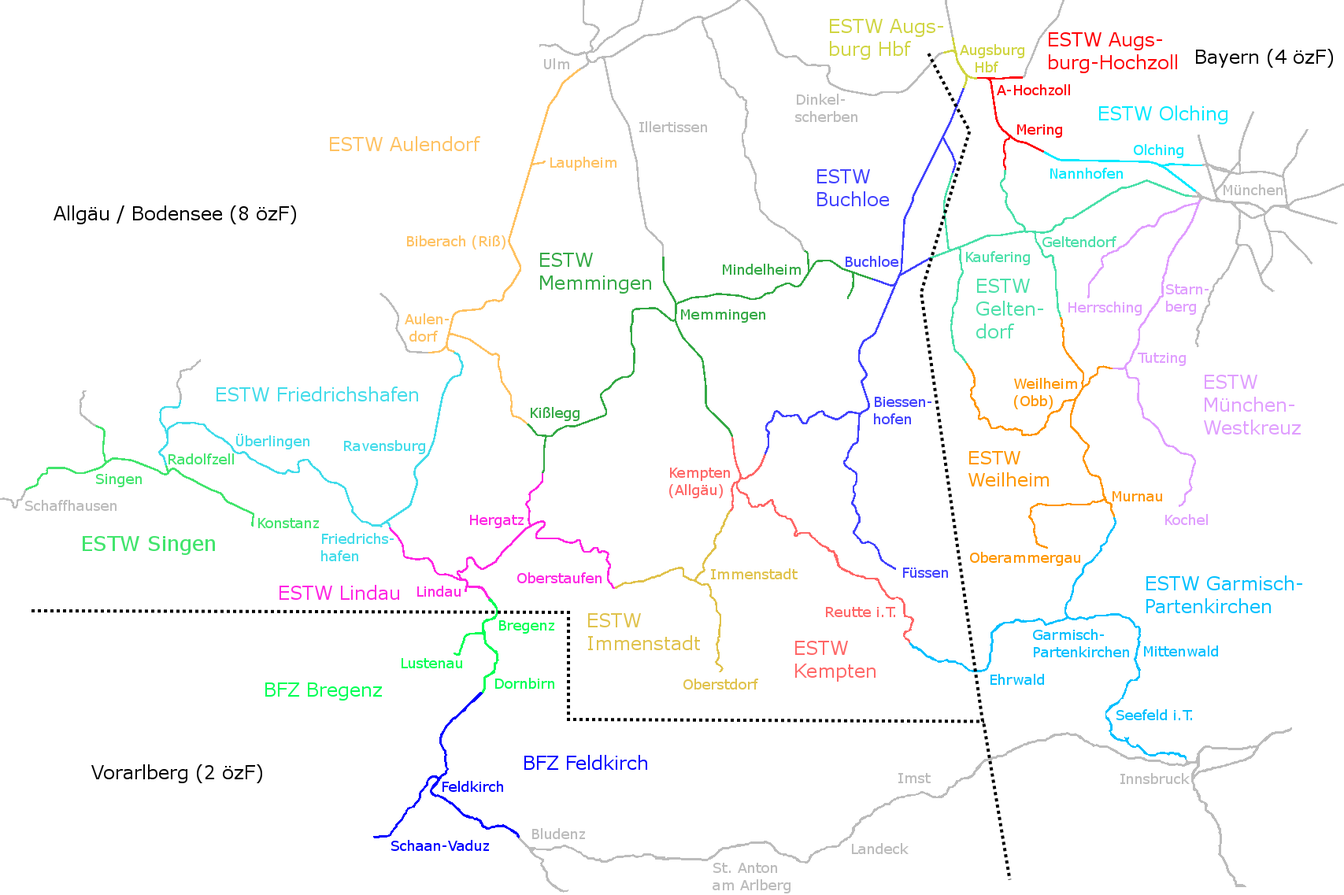
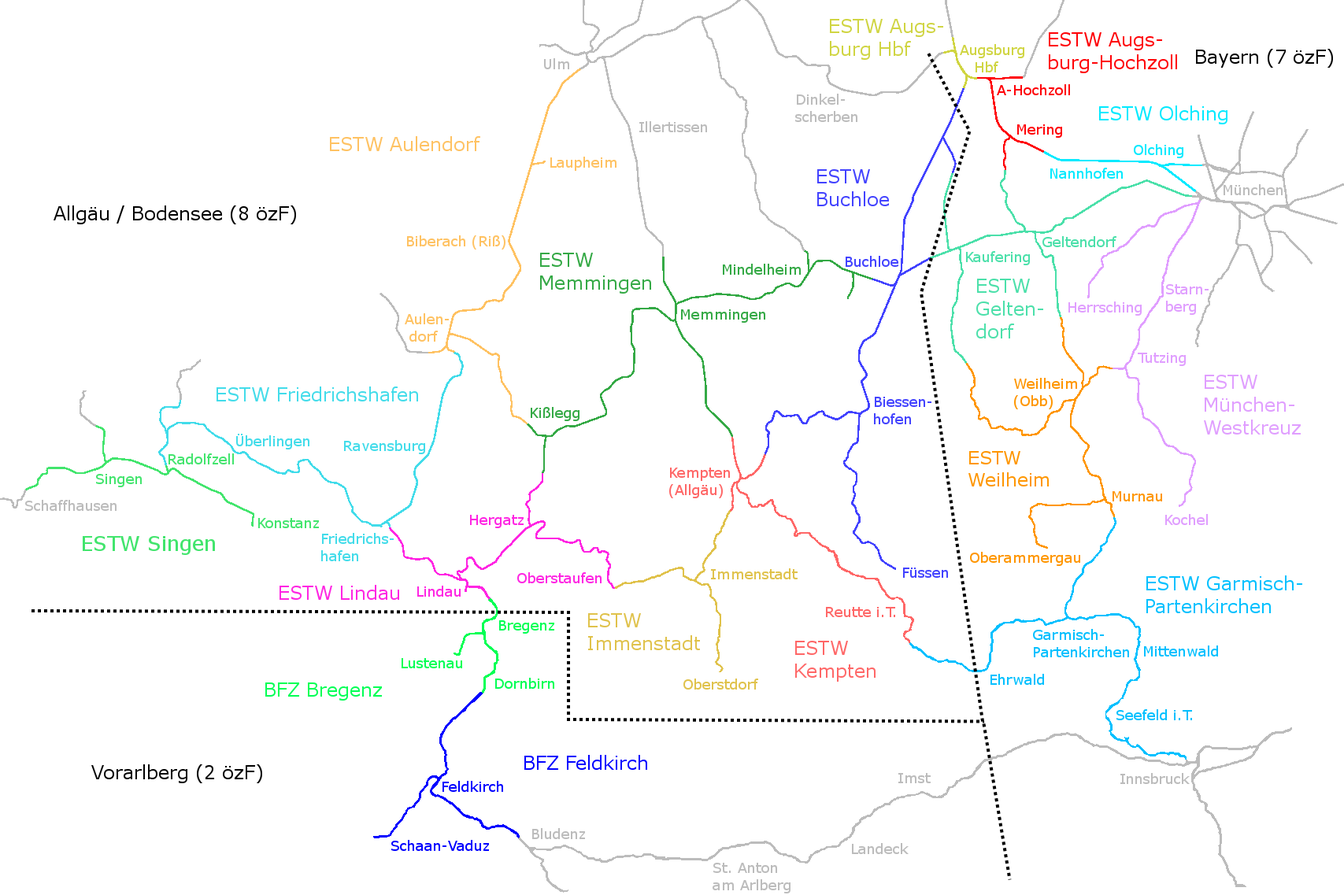
Comparing the layer stacks of the two (1344, 895) images. Changes:
renamed "Bayern (4 özF)" to "Bayern (7 özF)", painted on it over [1275, 49, 1287, 64]
